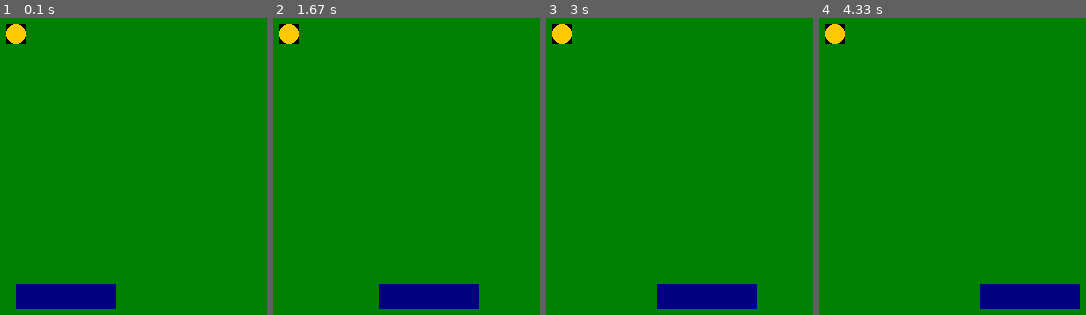
Above: before the commit, frames 1-4 (left to right).
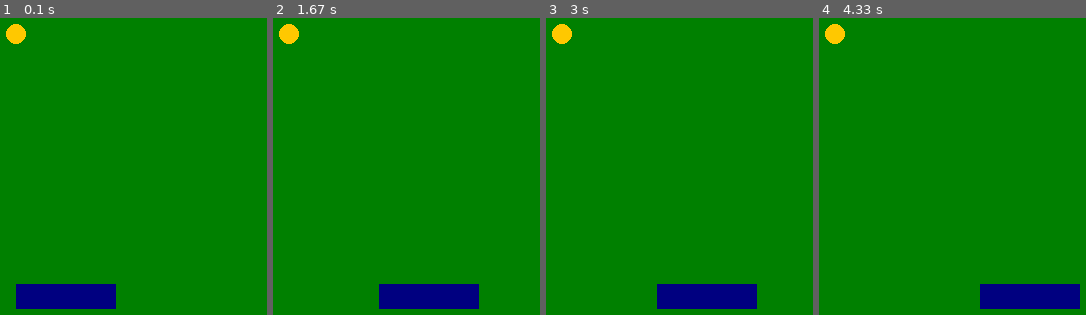
Above: after the commit, the same moments.

Repository: ArcanianArcher/Pygame-Arcade
Game: pygame game, started from Test Game.py
Two runs of this game, one before a commit and one after it. Both use one fixed random seed, a clock stepped at 60 frames per second and the inputs below.
Inputs:
- Up to frame 1 (0.1 s): no input
- Up to frame 2 (1.67 s): hold Right 0.33-0.8 s; hold Right 0.83-1.3 s; hold Left from 1.33 s (still down)
- Up to frame 3 (3 s): release Left at 1.87 s; hold Left 1.9-2.3 s; hold Right 2.33-2.97 s
- Up to frame 4 (4.33 s): hold Left 3-3.47 s; hold Right 3.5-3.97 s; hold Right from 4 s (still down)

The runs differ from the first frame. In frame 1, 0.1% of the frame differs, in the area x 2-10%, y 2-9%; in frame 2, 0.1%; in frame 3, 0.1%; in frame 4, 0.1%.

Commit message:
Fixed ball transparency in Test Game

Diff:
--- a/Arcade.py
+++ b/Arcade.py
@@ -3,7 +3,8 @@
 # 2016
 # A collection of games built using pygame by the ICS4U-02 class, all running in a virtual arcade.
 
-# TODO: fix background, allow user to adjust window size on init, collision detect
+# TODO: fix background, allow user to adjust window size on init, collision detect,
+#       arcade procedure for surface generation (w/ transparency)
 
 import pygame, sys, os
 from pygame.locals import *
--- a/Test Game.py
+++ b/Test Game.py
@@ -6,7 +6,7 @@
 def Game(arcade):
 
     ball_x, ball_y = 290, 290
-    ball = pygame.Surface((20,20))
+    ball = pygame.Surface((20,20), pygame.SRCALPHA, 32).convert_alpha()
     pygame.draw.circle(ball, gold, (10,10), 10)
     speed_x, speed_y = 3, 3
 
